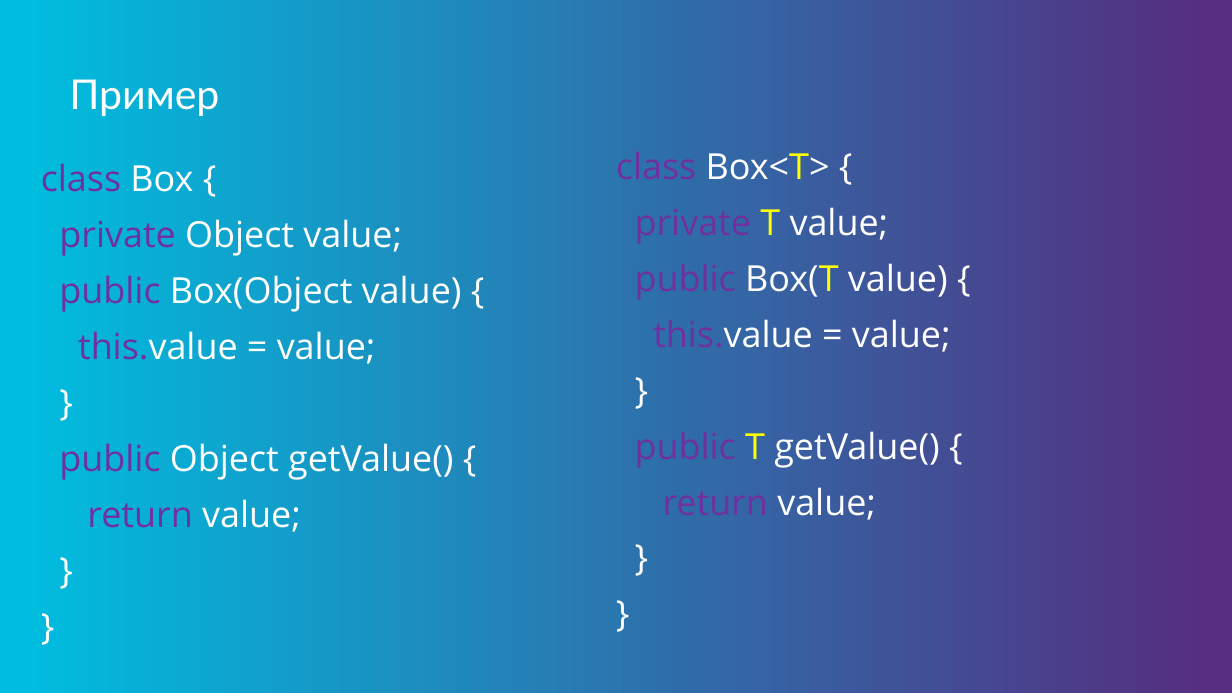
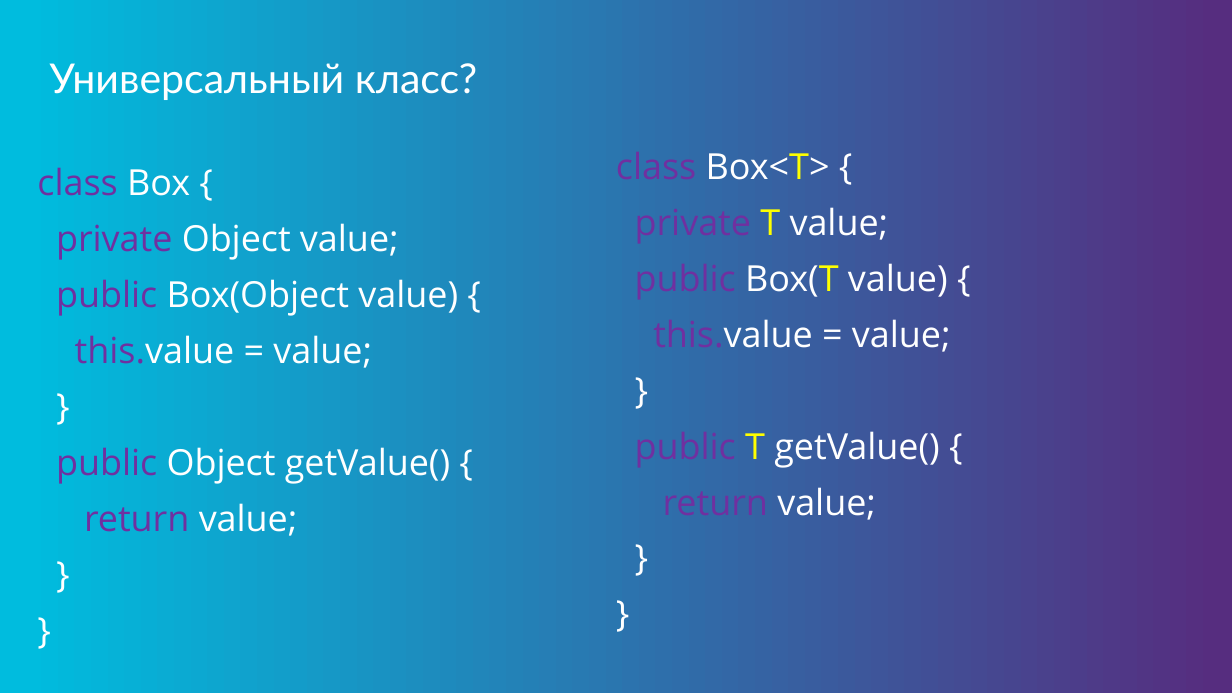
Before and after one commit to java-basic-tutorial/lessons, a slide deck: slide 5 of lesson06/lesson06.pptx. Drawn at 1232x693 pixels with LibreOffice and Linux fonts; fonts in the diff are those of the drawing; background and template pictures are left out. Boxes give left, top, right and bottom in pixels: in the first picture for what was removed or moved away, otherwise in the second. Text is boxed around its words. In the diff, an @@ line names an element or a change of style, - is before the commit and + after.

Commit message:
updated presentation for lesson 06

```diff
--- a/lesson06/lesson06.pptx
+++ b/lesson06/lesson06.pptx
@@ title at [49,63,478,100]: text changed @@
-Пример
+Универсальный класс?
@@ text "class Box {" rewrapped from [41,164,951,520] to [37,167,951,520] @@
```
